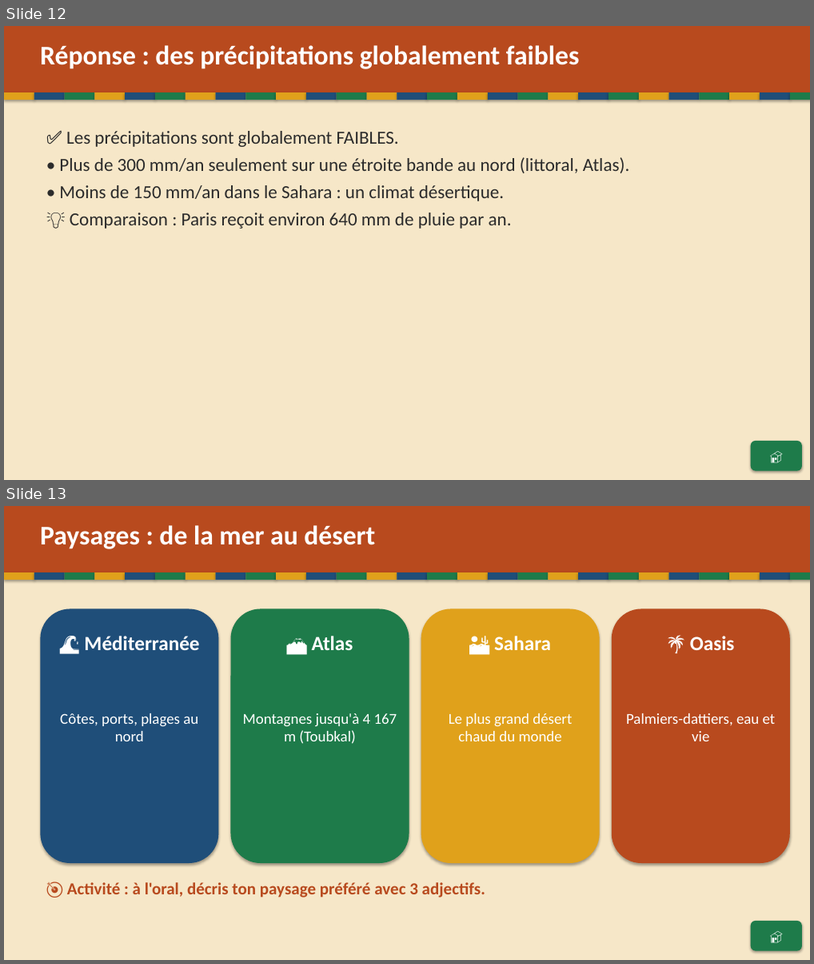
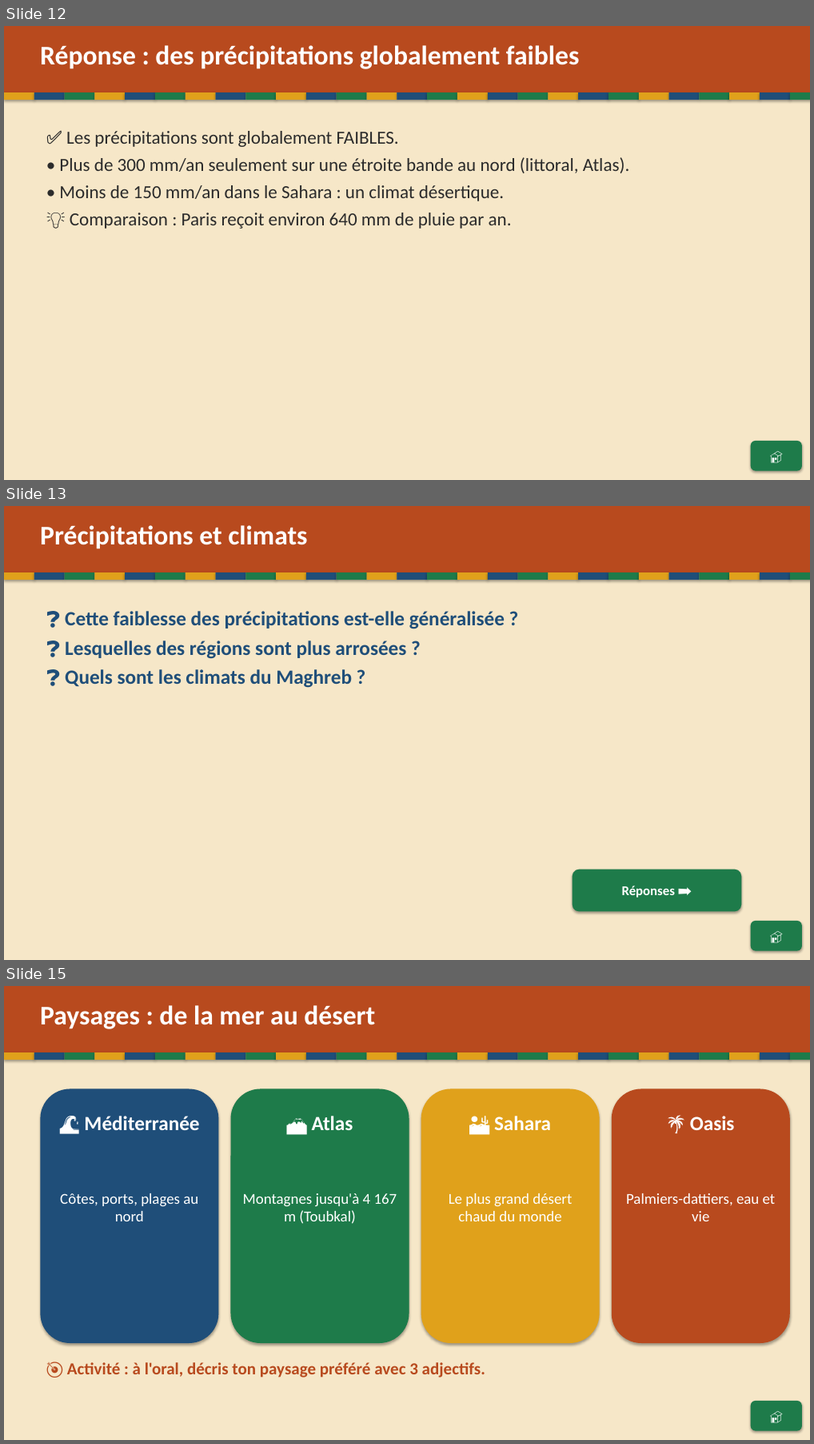
Before and after one commit to Paquereauman/Paquereauman, a slide deck: maghreb/maghreb-interactif.pptx. Shown one above the other, each under a label of ours: slides 12 and 13 before the commit, slides 12, 13 and 15 after it; the slides between them are not shown. The pictures are 814x964 and 814x1444 pixels, drawn with LibreOffice and Linux fonts; fonts in the diff are those of the drawing. Boxes give left, top, right and bottom in pixels: in the first picture for what was removed or moved away, otherwise in the second. Text is boxed around its words. In the diff, an @@ line names an element or a change of style, - is before the commit and + after.

```diff
--- a/maghreb/maghreb-interactif.pptx
+++ b/maghreb/maghreb-interactif.pptx
@@ slide 13 added at (4,506,810,960), background #FFFFFF @@
@@ rectangle added at (4,506,810,960), fill #F6E7C8 @@
@@ rectangle added at (4,506,810,572), fill #B84A1E @@
@@ text added at (40,525,307,549), 32 pt, text #FFFFFF, bold @@
+Précipitations et climats
@@ rectangle added at (4,572,34,580), fill #E0A11B @@
@@ rectangle added at (34,572,65,580), fill #1F4E79 @@
@@ rectangle added at (65,572,94,580), fill #1E7B4A @@
@@ rectangle added at (94,572,125,580), fill #E0A11B @@
@@ rectangle added at (125,572,155,580), fill #1F4E79 @@
@@ rectangle added at (155,572,186,580), fill #1E7B4A @@
@@ rectangle added at (186,572,216,580), fill #E0A11B @@
@@ rectangle added at (216,572,246,580), fill #1F4E79 @@
@@ rectangle added at (246,572,276,580), fill #1E7B4A @@
@@ rectangle added at (276,572,306,580), fill #E0A11B @@
@@ rectangle added at (306,572,337,580), fill #1F4E79 @@
@@ rectangle added at (337,572,367,580), fill #1E7B4A @@
@@ rectangle added at (367,572,398,580), fill #E0A11B @@
@@ rectangle added at (398,572,427,580), fill #1F4E79 @@
@@ rectangle added at (427,572,458,580), fill #1E7B4A @@
@@ rectangle added at (458,572,488,580), fill #E0A11B @@
@@ rectangle added at (488,572,518,580), fill #1F4E79 @@
@@ rectangle added at (518,572,549,580), fill #1E7B4A @@
@@ rectangle added at (549,572,578,580), fill #E0A11B @@
@@ rectangle added at (578,572,609,580), fill #1F4E79 @@
@@ rectangle added at (609,572,639,580), fill #1E7B4A @@
@@ rectangle added at (639,572,670,580), fill #E0A11B @@
@@ rectangle added at (670,572,700,580), fill #1F4E79 @@
@@ rectangle added at (700,572,730,580), fill #1E7B4A @@
@@ rectangle added at (730,572,760,580), fill #E0A11B @@
@@ rectangle added at (760,572,790,580), fill #1F4E79 @@
@@ rectangle added at (790,572,810,580), fill #1E7B4A @@
@@ text added at (65,611,505,688), 24 pt, text #1F4E79, bold @@
+❓ Cette faiblesse des précipitations est-elle généralisée ?
+❓ Lesquelles des régions sont plus arrosées ?
+❓ Quels sont les climats du Maghreb ?
@@ rounded rectangle added at (573,869,742,912), fill #1E7B4A, 16 pt, text #FFFFFF, bold @@
+Réponses ➡️
@@ rounded rectangle added at (751,920,802,951), fill #1E7B4A, 16 pt, text #FFFFFF, bold @@
+🏠
@@ what was slide 13 is now slide 15 @@
```
Also in this commit, not shown: 1 other slide added, 1 other file.
